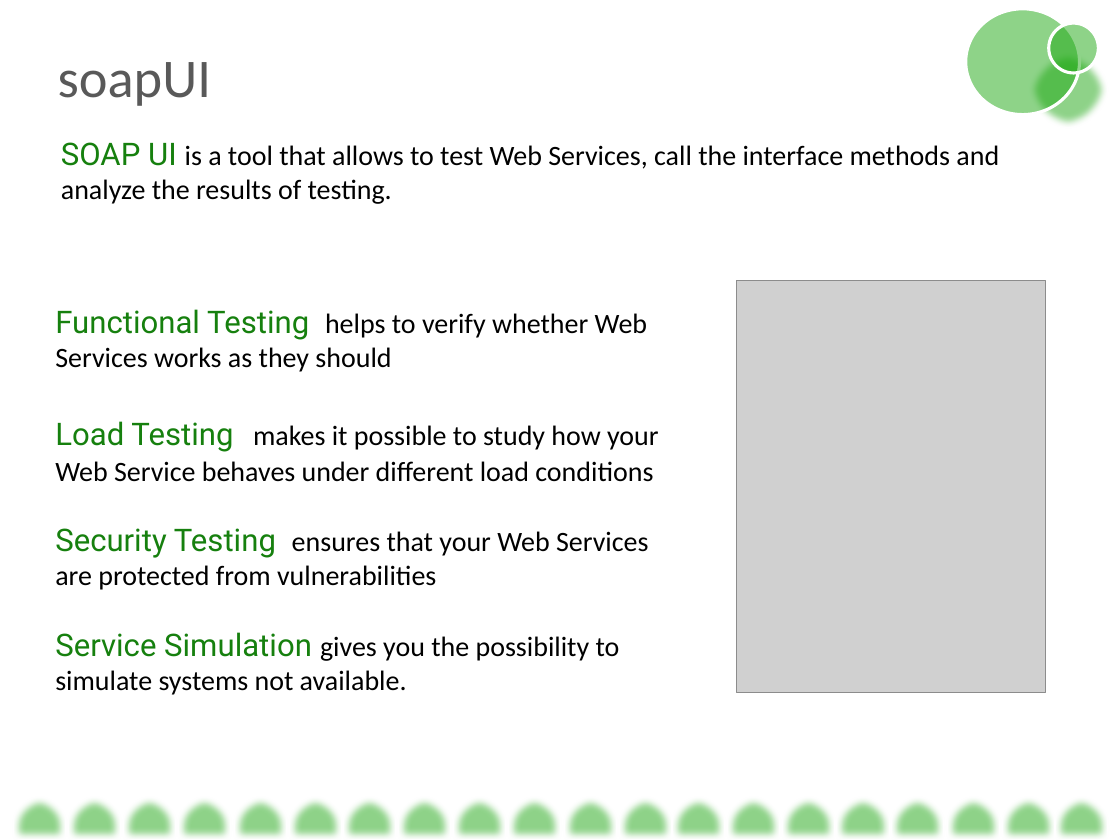
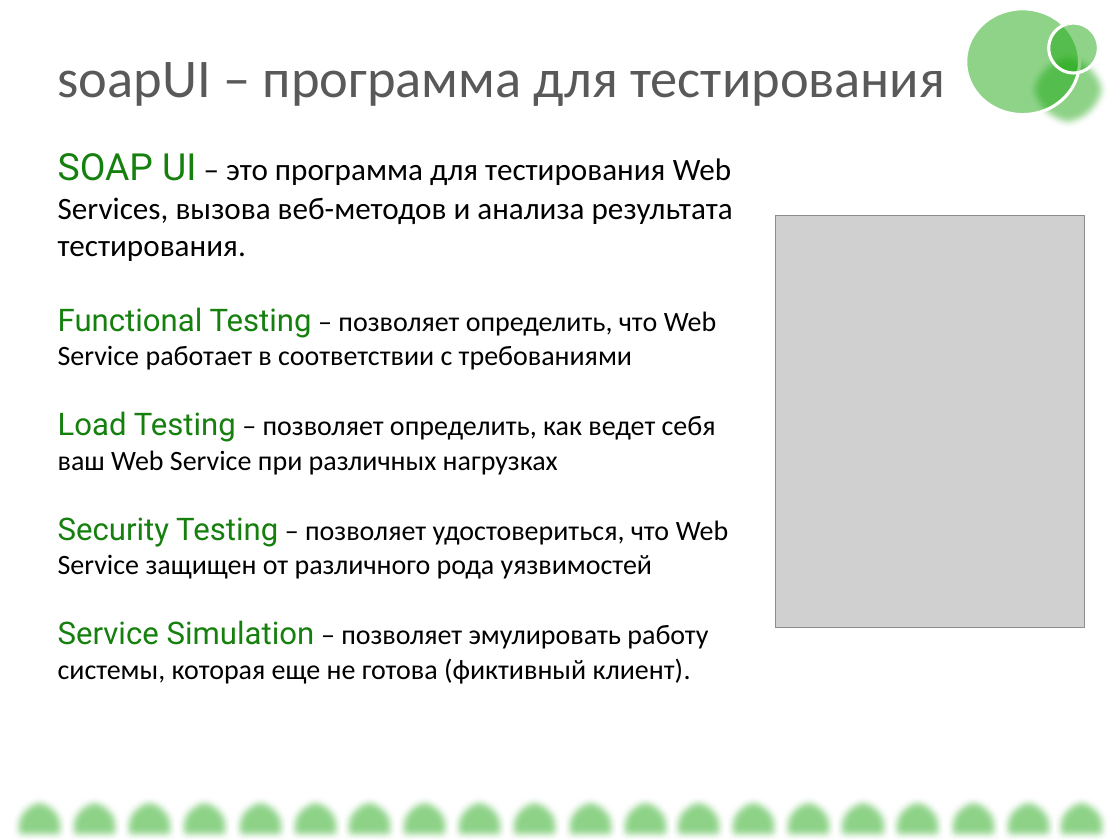
Before and after one commit to BigRacer/swtesting, a slide deck: slide 11 of 8.Web Services/Testing Web Services.pptx (slide 13 before the commit). Drawn at 1120x840 pixels with LibreOffice and Linux fonts; fonts in the diff are those of the drawing; grey boxes stand for pictures. Boxes give left, top, right and bottom in pixels: in the first picture for what was removed or moved away, otherwise in the second. Text is boxed around its words. In the diff, an @@ line names an element or a change of style, - is before the commit and + after.

```diff
--- a/8.Web Services/Testing Web Services.pptx
+++ b/8.Web Services/Testing Web Services.pptx
@@ text at [58,62,945,106]: text changed @@
-soapUI
+soapUI – программа для тестирования
@@ text removed at [61,142,999,204] @@
-SOAP UI is a tool that allows to test Web Services, call the interface methods and analyze the results of testing.
@@ text at [58,153,733,684]: text changed @@
-Functional Testing helps to verify whether Web Services works as they should
-Load Testing makes it possible to study how your Web Service behaves under different load conditions
-Security Testing ensures that your Web Services are protected from vulnerabilities
-Service Simulation gives you the possibility to simulate systems not available.
+SOAP UI – это программа для тестирования Web Services, вызова веб-методов и анализа результата тестирования.
+Functional Testing – позволяет определить, что Web Service работает в соответствии с требованиями
+Load Testing – позволяет определить, как ведет себя ваш Web Service при различных нагрузках
+Security Testing – позволяет удостовериться, что Web Service защищен от различного рода уязвимостей
+Service Simulation – позволяет эмулировать работу системы, которая еще не готова (фиктивный клиент).
@@ picture: place and size @@
-picture at [736,280,1045,692]
+picture at [775,215,1084,627]
```
Also in this commit, not shown: 10 other slides changed, 7 slides added, 4 slides removed, 3 other files.
